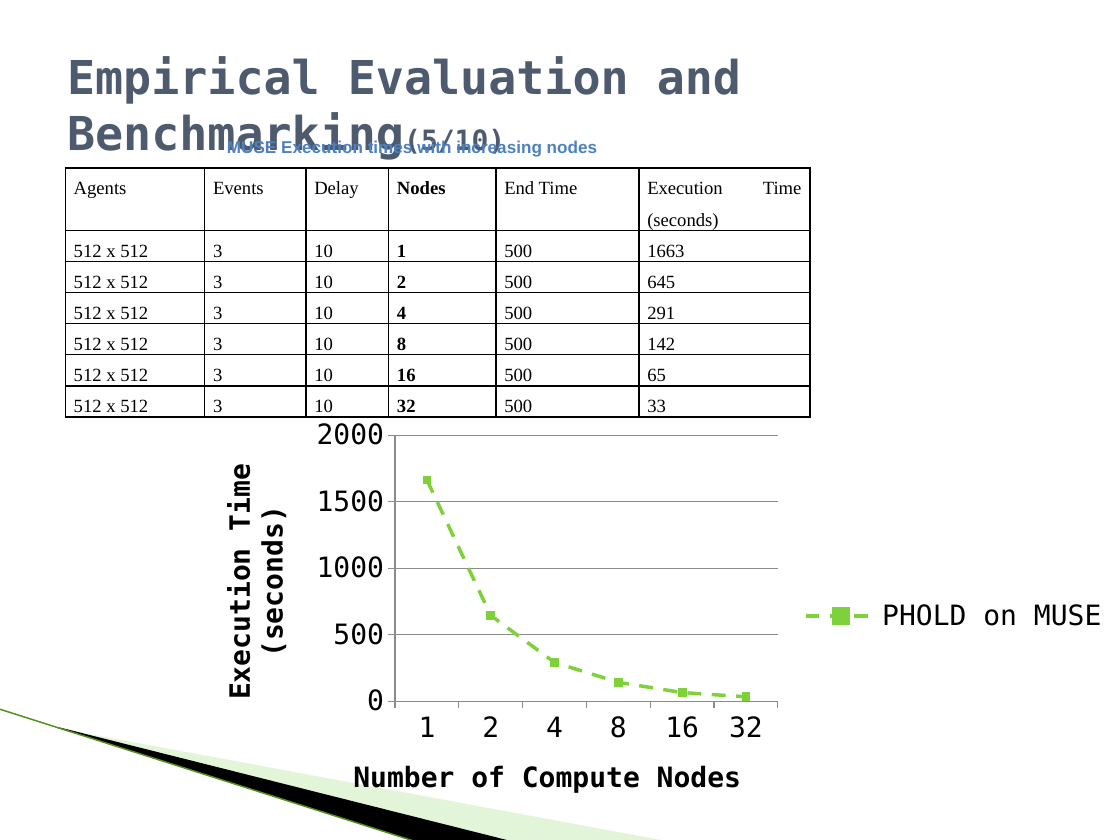
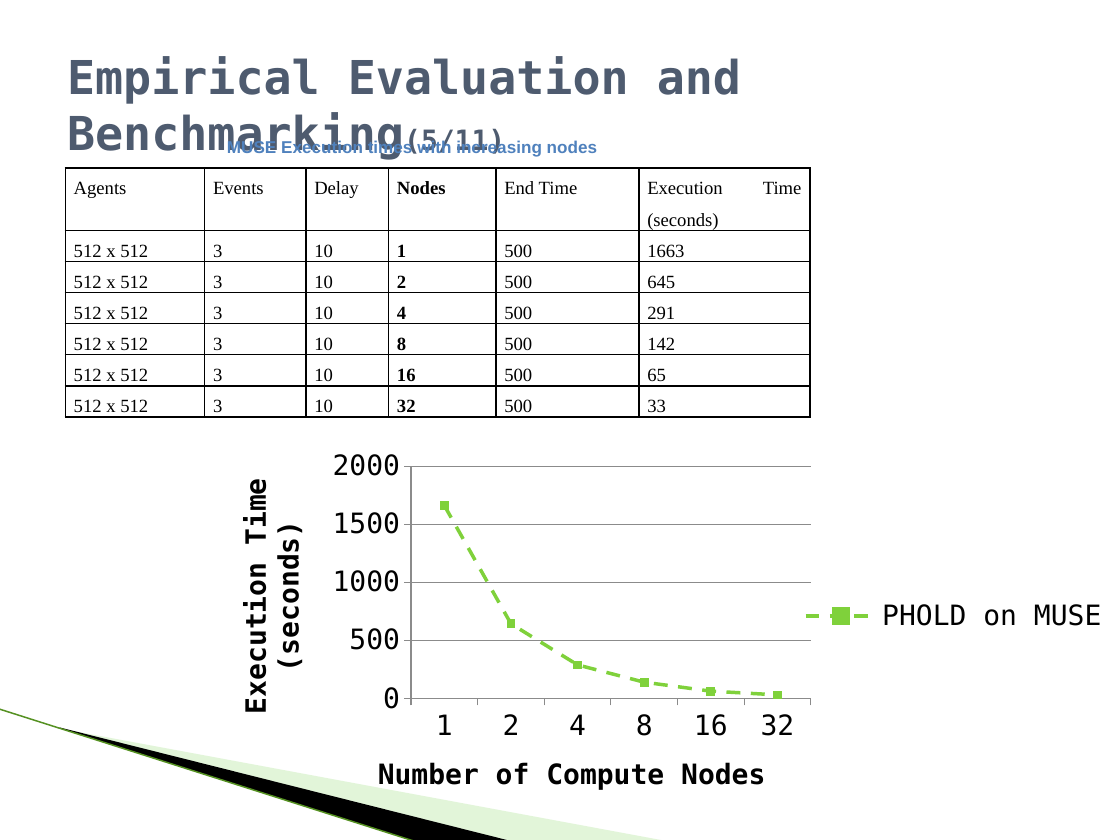
Before and after one commit to raodj/muse, a slide deck: slide 12 of Thesis/MUSE_Defense_presentation.pptx. Drawn at 1120x840 pixels with LibreOffice and Linux fonts; fonts in the diff are those of the drawing; background and template pictures are left out. Boxes give left, top, right and bottom in pixels: in the first picture for what was removed or moved away, otherwise in the second. Text is boxed around its words. In the diff, an @@ line names an element or a change of style, - is before the commit and + after.

```diff
--- a/Thesis/MUSE_Defense_presentation.pptx
+++ b/Thesis/MUSE_Defense_presentation.pptx
@@ title at box(67, 56, 741, 160): text changed @@
-Empirical Evaluation and Benchmarking(5/10)
+Empirical Evaluation and Benchmarking(5/11)
@@ table: place and size @@
-table at box(65, 168, 810, 421)
+table at box(65, 168, 810, 437)
@@ line chart at box(196, 411, 1120, 822) @@
@@ plot area changed @@
```
Also in this commit, not shown: 9 other slides changed, 1 slide added, 1 other file.
